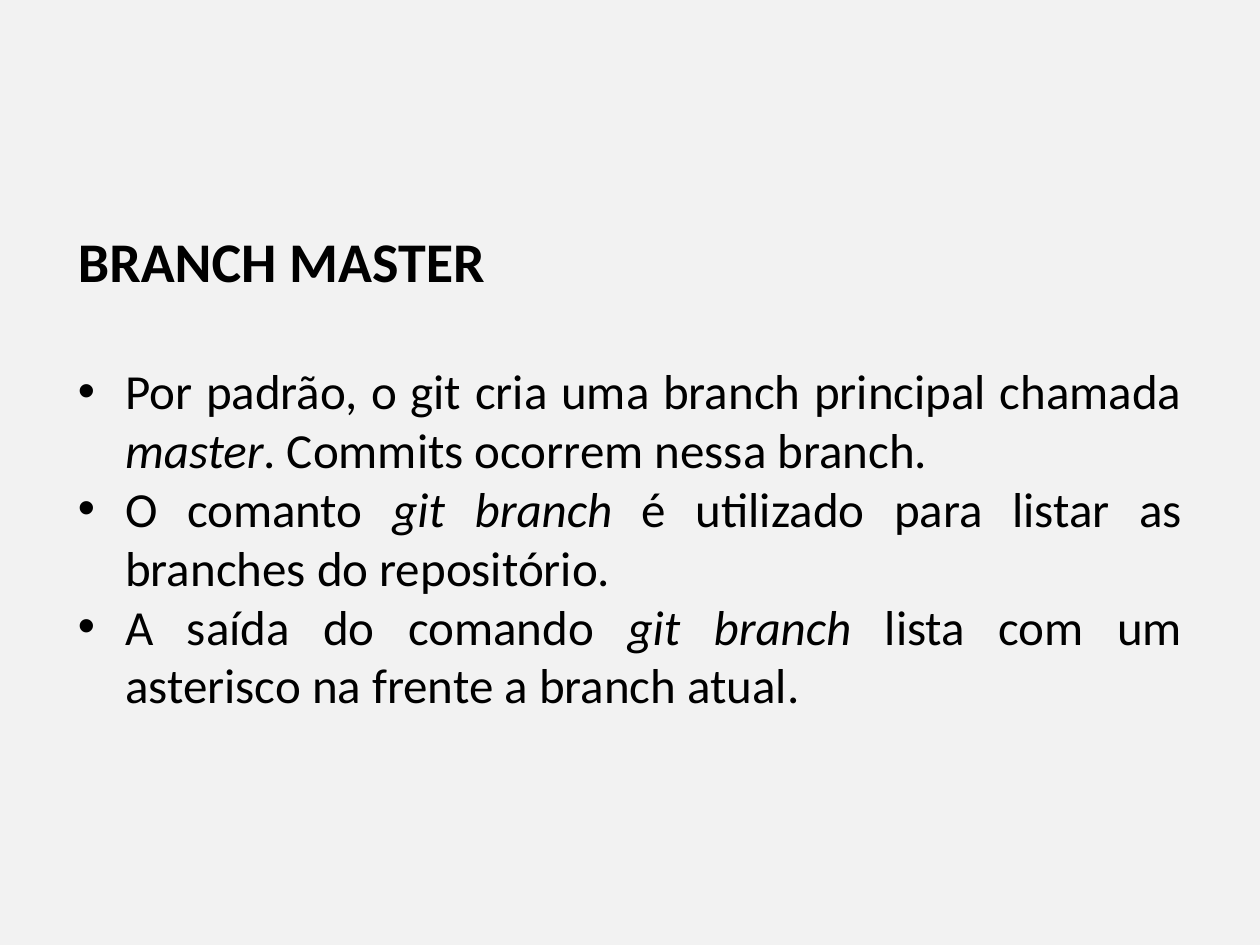
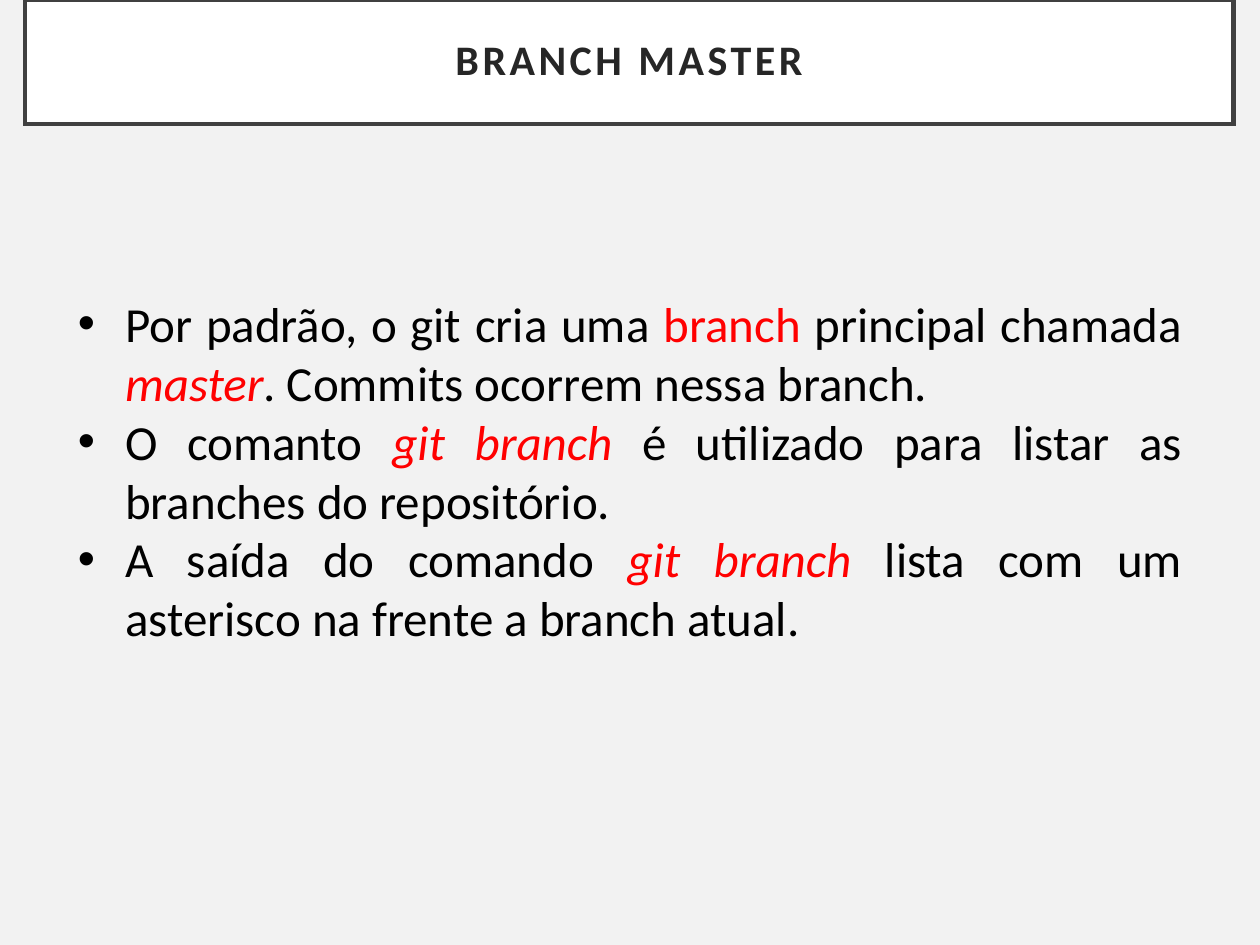
Before and after one commit to Paulo-UNIRON/aula_git_2020.2, a slide deck: slide 4 of Controlando versões com Git e Github - Capítulo VI.pptx (slide 5 before the commit). Drawn at 1260x945 pixels with LibreOffice and Linux fonts; fonts in the diff are those of the drawing. Boxes give left, top, right and bottom in pixels: in the first picture for what was removed or moved away, otherwise in the second. Text is boxed around its words. In the diff, an @@ line names an element or a change of style, - is before the commit and + after.

```diff
--- a/Controlando versões com Git e Github - Capítulo VI.pptx
+++ b/Controlando versões com Git e Github - Capítulo VI.pptx
@@ rectangle added at (25,0,1234,125), fill #FFFFFF, outline #404040 2.5 pt, 24 pt, text #262626, bold @@
+BRANCH MASTER
@@ text "Por padrão, o git cria ..." at (125,308,1182,637): text colour #000000 to #FF0000 in "branch master.", "git branch", "git branch" @@
@@ text at (78,245,484,283): paragraph removed @@
-BRANCH MASTER
```
Also in this commit, not shown: 6 other slides changed, 3 slides added, 115 slides removed, 1 other file.
